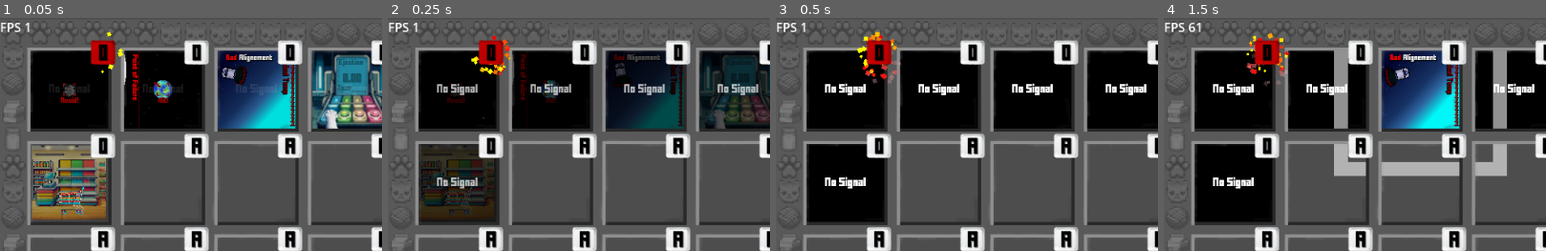
Above: before the commit, frames 1-4 (left to right).
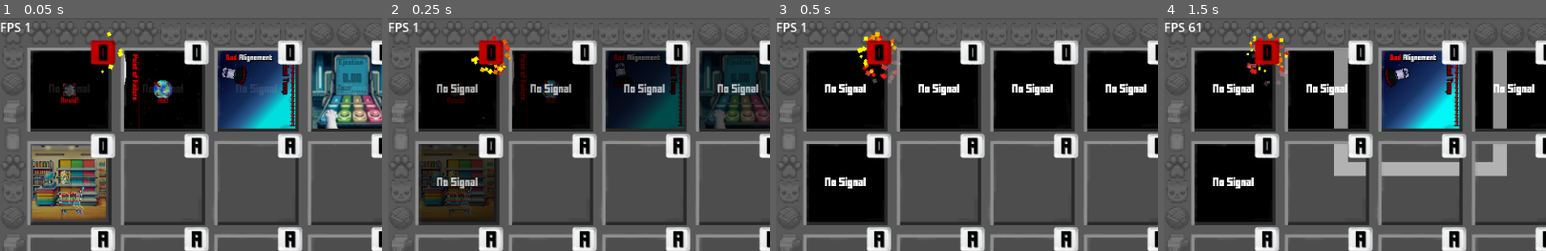
Above: after the commit, the same moments.

Repository: linusfm/Geh-Einkaufen-CCC
Game: Godot game, scene res://laoding_screen.tscn
Two runs of this game, one before a commit and one after it. Both use one fixed random seed, a clock stepped at 60 frames per second and the inputs below. Sound files missing from this copy of the repository are replaced by a short silence.
Inputs:
- Up to frame 1 (0.05 s): no input
- Up to frame 2 (0.25 s): no input
- Up to frame 3 (0.5 s): no input
- Up to frame 4 (1.5 s): tap Enter (Enter) at 0.5 s; hold Right (Right) 0.53-1.28 s; tap 1 (1) at 0.6 s; tap 2 (2) at 0.8, 1.35 s; hold Down (Down) from 1.28 s (still down)
The pictures show only the part of the screen within x 0-50%, y 0-50%; the shares and areas given below are measured in that part.

The runs differ from the first frame. In frame 1, 0.1% of the frame differs, in the area x 15-19%, y 65-72%; in frame 2, less than 0.1%; in frame 3, nothing differs; in frame 4, nothing differs.

Commit message:
Movement Wagen und Dose
Das Hineinlegen der Dose in den Wagen sowie das entsprechende Mitbewegen wurde umgesetzt.

Diff:
--- a/CCC Lund Edition/Mgame13/mgame13.gd
+++ b/CCC Lund Edition/Mgame13/mgame13.gd
@@ -8,7 +8,10 @@
 
 ### Internal Constants
 var wagen_speed = 20
-
+var ueberlappung_wagen_katzenfutter = false
+var falling_dose = false
+var im_wagen = false
+var start_KF = Vector2(-5, -5)
 ### Variables
 
 func set_active(b):
@@ -19,7 +22,7 @@
 		$MusicPlayer.pause()
 
 func new_game():
-	pass
+	$Katzenfutter/Sprite2DK.position = start_KF
 
 func enable():
 	if get_node("GameOver"):
@@ -46,13 +49,41 @@
 	var music = preload("res://music/mgame4.mp3")
 	$MusicPlayer.start(music)
 
+
+
 func _process(delta):
 	if Input.is_action_just_pressed("newgame"):
 		enable()
-	if Input.is_action_pressed("Left") and active == true:
-		$Einkaufswagen.position.x -= wagen_speed * delta
-	if Input.is_action_pressed("Right") and active == true:
-		$Einkaufswagen.position.x += wagen_speed * delta
+	if $Einkaufswagen.position.x > -30:
+		if Input.is_action_pressed("Left") and active == true:
+			$Einkaufswagen.position.x -= wagen_speed * delta
+			if im_wagen == true:
+				$Katzenfutter/Sprite2DK.position.x -= wagen_speed * delta
+	if $Einkaufswagen.position.x < 25:
+		if Input.is_action_pressed("Right") and active == true:
+			$Einkaufswagen.position.x += wagen_speed * delta
+			if im_wagen == true:
+				$Katzenfutter/Sprite2DK.position.x += wagen_speed * delta
+	if ueberlappung_wagen_katzenfutter:
+		if Input.is_action_pressed("Down") and active == true:
+			falling_dose = true
+	if ueberlappung_wagen_katzenfutter:
+		if Input.is_action_pressed("Up") and active == true:
+			falling_dose = true
+	if falling_dose == true:
+		falling_dose = false
+		var ziel_pos = Vector2($Einkaufswagen/Sprite2DE.position.x - 10, $Einkaufswagen/Sprite2DE.position.y - 10)
+		if Input.is_action_pressed("Down") and active == true and im_wagen == false:
+			$Katzenfutter/Sprite2DK.position = ziel_pos
+			im_wagen = true
+		if Input.is_action_pressed("Up") and active == true and im_wagen == true:
+			$Katzenfutter/Sprite2DK.position = start_KF
+			im_wagen = false
 
-func _on_einkaufswagen_area_entered(area: Area2D):
-	pass # Replace with function body.
+
+func _on_katzenfutter_area_entered(area: Area2D):
+	ueberlappung_wagen_katzenfutter = true
+	print("ueberlappung_wagen_katzenfutter")
+
+func _on_katzenfutter_area_exited(area: Area2D):
+	ueberlappung_wagen_katzenfutter = false
--- a/CCC Lund Edition/Mgame13/mgame13.tscn
+++ b/CCC Lund Edition/Mgame13/mgame13.tscn
@@ -6,9 +6,13 @@
 [ext_resource type="PackedScene" uid="uid://ih31k1u8xvg7" path="res://music_player.tscn" id="4_5tvvx"]
 [ext_resource type="Texture2D" uid="uid://bvph1iaieomkd" path="res://Mgame13/Hintergrund.png" id="4_xm1b8"]
 [ext_resource type="Texture2D" uid="uid://bla350u5d6ksr" path="res://Mgame13/Einkaufswagen.PNG" id="6_dmwqo"]
+[ext_resource type="Texture2D" uid="uid://de4h7xorj81n1" path="res://Mgame13/Katzenfutter.PNG" id="7_jw7ny"]
 
 [sub_resource type="RectangleShape2D" id="RectangleShape2D_ujd5h"]
-size = Vector2(14, 11)
+size = Vector2(5, 6)
+
+[sub_resource type="RectangleShape2D" id="RectangleShape2D_hf5n4"]
+size = Vector2(13, 11)
 
 [node name="Mgame13" type="Node2D"]
 script = ExtResource("1_neobc")
@@ -29,13 +33,26 @@
 
 [node name="Einkaufswagen" type="Area2D" parent="."]
 
-[node name="Sprite2D" type="Sprite2D" parent="Einkaufswagen"]
+[node name="Sprite2DE" type="Sprite2D" parent="Einkaufswagen"]
 position = Vector2(3, 23)
 scale = Vector2(0.04, 0.04)
 texture = ExtResource("6_dmwqo")
 
 [node name="CollisionShape2D" type="CollisionShape2D" parent="Einkaufswagen"]
-position = Vector2(3, 38)
+position = Vector2(2.5, 38)
 shape = SubResource("RectangleShape2D_ujd5h")
 
+[node name="Katzenfutter" type="Area2D" parent="."]
+
+[node name="Sprite2DK" type="Sprite2D" parent="Katzenfutter"]
+position = Vector2(-5, -8)
+scale = Vector2(0.02, 0.02)
+texture = ExtResource("7_jw7ny")
+
+[node name="CollisionShape2D" type="CollisionShape2D" parent="Katzenfutter"]
+position = Vector2(-5, 38)
+shape = SubResource("RectangleShape2D_hf5n4")
+
 [connection signal="area_entered" from="Einkaufswagen" to="." method="_on_einkaufswagen_area_entered"]
+[connection signal="area_entered" from="Katzenfutter" to="." method="_on_katzenfutter_area_entered"]
+[connection signal="area_exited" from="Katzenfutter" to="." method="_on_katzenfutter_area_exited"]
Not shown: 1 places in CCC Lund Edition/Mgame13/mgame13.tscn that only renumber resources
